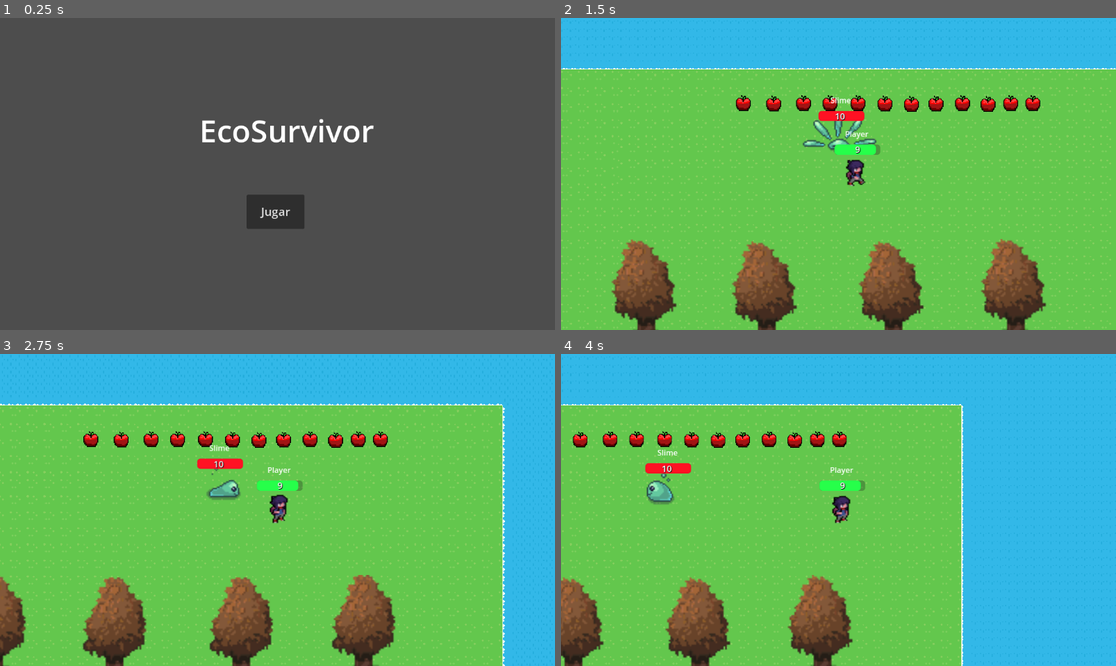
Above: before the commit, frames 1-4 (two rows, left to right).
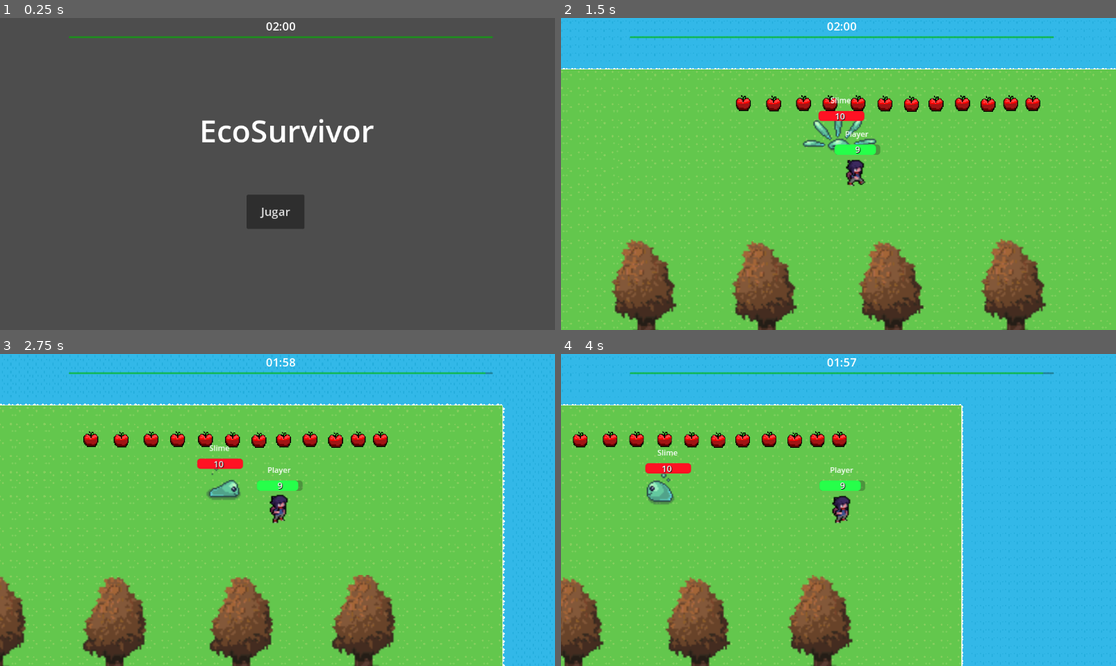
Above: after the commit, the same moments.

Repository: KevinDeJesus07/Eco-Survivor
Game: Godot game, scene res://scenes/main/MainMenu.tscn
Same seed, same stepped clock (60 frames per second), same inputs: the game is played once before the commit and once after it.
Inputs (mouse positions are in pixels of both pictures, inside the frame that each line leads up to):
- Up to frame 1 (0.25 s): no input
- Up to frame 2 (1.5 s): click "Jugar" at 0.5 s; move the mouse to (960, 158) at 1.27 s; hold D (move_right) from 1.28 s (still down); click (960, 158) at 1.42 s
- Up to frame 3 (2.75 s): release D (move_right) at 2 s; drag from (166, 525) to (116, 441) at 2.02 s
- Up to frame 4 (4 s): move the mouse to (894, 441) at 2.77 s; hold D (move_right) 2.78-3.5 s; drag from (810, 572) to (605, 441) at 3.52 s

The runs differ from the first frame. In frame 1, 0.6% of the frame differs, in the area x 12-89%, y 1-7%; in frame 2, 0.6%; in frame 3, 0.6%; in frame 4, 0.6%.

Commit message:
Timer

Diff:
--- /dev/null
+++ b/TimerLogic.gd
@@ -0,0 +1,224 @@
+extends Control
+class_name TimerUI
+
+# Señales para comunicar eventos
+signal tiempo_agotado
+signal tiempo_cambiado(tiempo_restante: float)
+signal tiempo_agregado(cantidad: float)
+signal tiempo_restado(cantidad: float)
+
+# Configuración del temporizador
+@export_group("Configuración del Tiempo")
+@export var tiempo_inicial: float = 120.0  # 2 minutos por defecto
+@export var tiempo_maximo_permitido: float = 300.0  # 5 minutos máximo
+@export var usar_timer_nodo: bool = true  # Si usar Timer node o _process
+@export var mostrar_centesimas: bool = false  # Mostrar centésimas de segundo
+
+# Referencias a nodos
+@onready var time_label: Label = $ProgressContainer/TimeLabel
+@onready var progress_bar: ProgressBar = $ProgressContainer/TimeProgressBar
+@onready var timer_node: Timer = $TimerNode
+
+# Variables internas
+var tiempo_maximo: float
+var tiempo_actual: float
+var esta_corriendo: bool = false
+var tiempo_pausado: bool = false
+
+func _ready():
+	# Configuración inicial
+	tiempo_maximo = tiempo_inicial
+	tiempo_actual = tiempo_inicial
+
+	# Configurar ProgressBar
+	progress_bar.min_value = 0
+	progress_bar.max_value = tiempo_maximo
+	progress_bar.value = tiempo_actual
+
+	# Configurar Timer si se usa
+	if usar_timer_nodo and is_instance_valid(timer_node):
+		timer_node.wait_time = 0.1 if mostrar_centesimas else 1.0
+		timer_node.timeout.connect(_on_timer_timeout)
+
+	# Actualizar visuales iniciales
+	_actualizar_visuales()
+
+	print("Timer UI listo. Tiempo inicial: %.1f segundos" % tiempo_inicial)
+
+func _process(delta: float):
+	# Solo usar _process si no usamos Timer node
+	if not usar_timer_nodo and esta_corriendo and not tiempo_pausado:
+		_decrementar_tiempo(delta)
+
+func _on_timer_timeout():
+	# Función llamada por el Timer node
+	if esta_corriendo and not tiempo_pausado:
+		var decremento = 0.1 if mostrar_centesimas else 1.0
+		_decrementar_tiempo(decremento)
+
+func _decrementar_tiempo(delta: float):
+	tiempo_actual -= delta
+	tiempo_actual = max(0.0, tiempo_actual)
+
+	_actualizar_visuales()
+	tiempo_cambiado.emit(tiempo_actual)
+
+	# Verificar si se acabó el tiempo
+	if tiempo_actual <= 0.0:
+		_tiempo_terminado()
+
+func _actualizar_visuales():
+	if not is_instance_valid(progress_bar) or not is_instance_valid(time_label):
+		return
+
+	# Actualizar barra de progreso
+	progress_bar.value = tiempo_actual
+
+	# Actualizar texto
+	time_label.text = _formatear_tiempo(tiempo_actual)
+
+	# Cambiar color según el tiempo restante (opcional)
+	_actualizar_colores()
+
+func _formatear_tiempo(tiempo: float) -> String:
+	var minutos = int(tiempo) / 60
+	var segundos = int(tiempo) % 60
+
+	if mostrar_centesimas:
+		var centesimas = int((tiempo - int(tiempo)) * 100)
+		return "%02d:%02d.%02d" % [minutos, segundos, centesimas]
+	else:
+		return "%02d:%02d" % [minutos, segundos]
+
+func _actualizar_colores():
+	# Cambiar colores basado en el tiempo restante
+	var porcentaje_restante = tiempo_actual / tiempo_maximo
+
+	if porcentaje_restante > 0.5:
+		# Verde - tiempo suficiente
+		progress_bar.modulate = Color.GREEN
+		time_label.modulate = Color.WHITE
+	elif porcentaje_restante > 0.25:
+		# Amarillo - precaución
+		progress_bar.modulate = Color.YELLOW
+		time_label.modulate = Color.YELLOW
+	else:
+		# Rojo - crítico
+		progress_bar.modulate = Color.RED
+		time_label.modulate = Color.RED
+
+		# Efecto de parpadeo cuando queda poco tiempo
+		if porcentaje_restante < 0.1:
+			var alpha = 0.5 + 0.5 * sin(Time.get_time_dict_from_system()["second"] * 4)
+			time_label.modulate.a = alpha
+
+func _tiempo_terminado():
+	esta_corriendo = false
+	if usar_timer_nodo and is_instance_valid(timer_node):
+		timer_node.stop()
+
+	print("¡Tiempo agotado!")
+	tiempo_agotado.emit()
+
+# --- FUNCIONES PÚBLICAS PARA INTERACTUAR CON EL TEMPORIZADOR ---
+
+func iniciar_temporizador():
+	"""Inicia la cuenta atrás del temporizador"""
+	if tiempo_actual > 0:
+		esta_corriendo = true
+		tiempo_pausado = false
+		if usar_timer_nodo and is_instance_valid(timer_node):
+			timer_node.start()
+		print("Temporizador iniciado")
+
+func pausar_temporizador():
+	"""Pausa el temporizador"""
+	tiempo_pausado = true
+	if usar_timer_nodo and is_instance_valid(timer_node):
+		timer_node.paused = true
+	print("Temporizador pausado")
+
+func reanudar_temporizador():
+	"""Reanuda el temporizador si estaba pausado"""
+	if esta_corriendo:
+		tiempo_pausado = false
+		if usar_timer_nodo and is_instance_valid(timer_node):
+			timer_node.paused = false
+		print("Temporizador reanudado")
+
+func detener_temporizador():
+	"""Detiene completamente el temporizador"""
+	esta_corriendo = false
+	tiempo_pausado = false
+	if usar_timer_nodo and is_instance_valid(timer_node):
+		timer_node.stop()
+	print("Temporizador detenido")
+
+func reiniciar_temporizador():
+	"""Reinicia el temporizador al tiempo inicial"""
+	tiempo_actual = tiempo_inicial
+	esta_corriendo = false
+	tiempo_pausado = false
+	if usar_timer_nodo and is_instance_valid(timer_node):
+		timer_node.stop()
+	_actualizar_visuales()
+	print("Temporizador reiniciado")
+
+func sumar_tiempo(cantidad: float):
+	"""Añade tiempo al temporizador"""
+	tiempo_actual += cantidad
+	tiempo_actual = min(tiempo_actual, tiempo_maximo_permitido)
+	_actualizar_visuales()
+	tiempo_agregado.emit(cantidad)
+	print("Tiempo agregado: +%.1f segundos. Total: %.1f" % [cantidad, tiempo_actual])
+
+func restar_tiempo(cantidad: float):
+	"""Resta tiempo del temporizador"""
+	tiempo_actual -= cantidad
+	tiempo_actual = max(0.0, tiempo_actual)
+	_actualizar_visuales()
+	tiempo_restado.emit(cantidad)
+
+	# Si se acabó el tiempo por esta resta
+	if tiempo_actual <= 0.0:
+		_tiempo_terminado()
+	else:
+		print("Tiempo restado: -%.1f segundos. Total: %.1f" % [cantidad, tiempo_actual])
+
+func establecer_tiempo(nuevo_tiempo: float):
+	"""Establece un tiempo específico"""
+	tiempo_actual = clamp(nuevo_tiempo, 0.0, tiempo_maximo_permitido)
+	_actualizar_visuales()
+	print("Tiempo establecido a: %.1f segundos" % tiempo_actual)
+
+func obtener_tiempo_restante() -> float:
+	"""Retorna el tiempo restante"""
+	return tiempo_actual
+
+func obtener_porcentaje_restante() -> float:
+	"""Retorna el porcentaje de tiempo restante (0.0 a 1.0)"""
+	return tiempo_actual / tiempo_maximo
+
+func esta_el_temporizador_corriendo() -> bool:
+	"""Retorna true si el temporizador está corriendo"""
+	return esta_corriendo and not tiempo_pausado
+
+func esta_el_temporizador_pausado() -> bool:
+	"""Retorna true si el temporizador está pausado"""
+	return tiempo_pausado
+
+# --- FUNCIONES PARA CONFIGURACIÓN DINÁMICA ---
+
+func configurar_tiempo_inicial(nuevo_tiempo_inicial: float):
+	"""Configura un nuevo tiempo inicial"""
+	tiempo_inicial = nuevo_tiempo_inicial
+	tiempo_maximo = nuevo_tiempo_inicial
+	progress_bar.max_value = tiempo_maximo
+	reiniciar_temporizador()
+
+func configurar_modo_precision(activar_centesimas: bool):
+	"""Activa o desactiva el modo de centésimas"""
+	mostrar_centesimas = activar_centesimas
+	if usar_timer_nodo and is_instance_valid(timer_node):
+		timer_node.wait_time = 0.1 if mostrar_centesimas else 1.0
+	_actualizar_visuales()
--- a/assets/art/Player.tres
+++ b/assets/art/Player.tres
@@ -1,8 +1,201 @@
-[gd_resource type="SpriteFrames" load_steps=99 format=3 uid="uid://qnfv0k5yvtqw"]
-
+[gd_resource type="SpriteFrames" load_steps=148 format=3 uid="uid://qnfv0k5yvtqw"]
+
+[ext_resource type="Texture2D" uid="uid://yapdedjcva1i" path="res://assets/art/sprites/player/death_normal.png" id="1_87xlc"]
 [ext_resource type="Texture2D" uid="uid://dakeo04sbxhj7" path="res://assets/art/sprites/player/idle.png" id="1_mq0wk"]
 [ext_resource type="Texture2D" uid="uid://c72410uocqurr" path="res://assets/art/sprites/player/walk.png" id="2_j7mi3"]
 
+[sub_resource type="AtlasTexture" id="AtlasTexture_5mwui"]
+atlas = ExtResource("1_87xlc")
+region = Rect2(0, 0, 48, 64)
+
+[sub_resource type="AtlasTexture" id="AtlasTexture_67jne"]
+atlas = ExtResource("1_87xlc")
+region = Rect2(48, 0, 48, 64)
+
+[sub_resource type="AtlasTexture" id="AtlasTexture_lnnaa"]
+atlas = ExtResource("1_87xlc")
+region = Rect2(96, 0, 48, 64)
+
+[sub_resource type="AtlasTexture" id="AtlasTexture_oun7q"]
+atlas = ExtResource("1_87xlc")
+region = Rect2(144, 0, 48, 64)
+
+[sub_resource type="AtlasTexture" id="AtlasTexture_v7nx8"]
+atlas = ExtResource("1_87xlc")
+region = Rect2(192, 0, 48, 64)
+
+[sub_resource type="AtlasTexture" id="AtlasTexture_a4pet"]
+atlas = ExtResource("1_87xlc")
+region = Rect2(240, 0, 48, 64)
+
+[sub_resource type="AtlasTexture" id="AtlasTexture_uoedr"]
+atlas = ExtResource("1_87xlc")
+region = Rect2(288, 0, 48, 64)
+
+[sub_resource type="AtlasTexture" id="AtlasTexture_jaqj3"]
+atlas = ExtResource("1_87xlc")
+region = Rect2(336, 0, 48, 64)
+
+[sub_resource type="AtlasTexture" id="AtlasTexture_efqun"]
+atlas = ExtResource("1_87xlc")
+region = Rect2(0, 64, 48, 64)
+
+[sub_resource type="AtlasTexture" id="AtlasTexture_t3dq3"]
+atlas = ExtResource("1_87xlc")
+region = Rect2(48, 64, 48, 64)
+
+[sub_resource type="AtlasTexture" id="AtlasTexture_lpgqk"]
+atlas = ExtResource("1_87xlc")
+region = Rect2(96, 64, 48, 64)
+
+[sub_resource type="AtlasTexture" id="AtlasTexture_2gh2b"]
+atlas = ExtResource("1_87xlc")
+region = Rect2(144, 64, 48, 64)
+
+[sub_resource type="AtlasTexture" id="AtlasTexture_ayea8"]
+atlas = ExtResource("1_87xlc")
+region = Rect2(192, 64, 48, 64)
+
+[sub_resource type="AtlasTexture" id="AtlasTexture_spi1y"]
+atlas = ExtResource("1_87xlc")
+region = Rect2(240, 64, 48, 64)
+
+[sub_resource type="AtlasTexture" id="AtlasTexture_3jb0v"]
+atlas = ExtResource("1_87xlc")
+region = Rect2(288, 64, 48, 64)
+
+[sub_resource type="AtlasTexture" id="AtlasTexture_5gigb"]
+atlas = ExtResource("1_87xlc")
+region = Rect2(336, 64, 48, 64)
+
+[sub_resource type="AtlasTexture" id="AtlasTexture_gcfot"]
+atlas = ExtResource("1_87xlc")
+region = Rect2(0, 320, 48, 64)
+
+[sub_resource type="AtlasTexture" id="AtlasTexture_e02nv"]
+atlas = ExtResource("1_87xlc")
+region = Rect2(48, 320, 48, 64)
+
+[sub_resource type="AtlasTexture" id="AtlasTexture_ejsiu"]
+atlas = ExtResource("1_87xlc")
+region = Rect2(96, 320, 48, 64)
+
+[sub_resource type="AtlasTexture" id="AtlasTexture_tmxhg"]
+atlas = ExtResource("1_87xlc")
+region = Rect2(144, 320, 48, 64)
+
+[sub_resource type="AtlasTexture" id="AtlasTexture_r6cwt"]
+atlas = ExtResource("1_87xlc")
+region = Rect2(192, 320, 48, 64)
+
+[sub_resource type="AtlasTexture" id="AtlasTexture_2tjbs"]
+atlas = ExtResource("1_87xlc")
+region = Rect2(240, 320, 48, 64)
+
+[sub_resource type="AtlasTexture" id="AtlasTexture_bvk85"]
+atlas = ExtResource("1_87xlc")
+region = Rect2(288, 320, 48, 64)
+
+[sub_resource type="AtlasTexture" id="AtlasTexture_xots7"]
+atlas = ExtResource("1_87xlc")
+region = Rect2(336, 320, 48, 64)
+
+[sub_resource type="AtlasTexture" id="AtlasTexture_2k4wk"]
+atlas = ExtResource("1_87xlc")
+region = Rect2(0, 192, 48, 64)
+
+[sub_resource type="AtlasTexture" id="AtlasTexture_25te7"]
+atlas = ExtResource("1_87xlc")
+region = Rect2(48, 192, 48, 64)
+
+[sub_resource type="AtlasTexture" id="AtlasTexture_gt20x"]
+atlas = ExtResource("1_87xlc")
+region = Rect2(96, 192, 48, 64)
+
+[sub_resource type="AtlasTexture" id="AtlasTexture_ci01s"]
+atlas = ExtResource("1_87xlc")
+region = Rect2(144, 192, 48, 64)
+
+[sub_resource type="AtlasTexture" id="AtlasTexture_dgl6q"]
+atlas = ExtResource("1_87xlc")
+region = Rect2(192, 192, 48, 64)
+
+[sub_resource type="AtlasTexture" id="AtlasTexture_fb86b"]
+atlas = ExtResource("1_87xlc")
+region = Rect2(240, 192, 48, 64)
+
+[sub_resource type="AtlasTexture" id="AtlasTexture_nqlls"]
+atlas = ExtResource("1_87xlc")
+region = Rect2(288, 192, 48, 64)
+
+[sub_resource type="AtlasTexture" id="AtlasTexture_iclq0"]
+atlas = ExtResource("1_87xlc")
+region = Rect2(336, 192, 48, 64)
+
+[sub_resource type="AtlasTexture" id="AtlasTexture_bk4r4"]
+atlas = ExtResource("1_87xlc")
+region = Rect2(0, 128, 48, 64)
+
+[sub_resource type="AtlasTexture" id="AtlasTexture_4ypth"]
+atlas = ExtResource("1_87xlc")
+region = Rect2(48, 128, 48, 64)
+
+[sub_resource type="AtlasTexture" id="AtlasTexture_q7njx"]
+atlas = ExtResource("1_87xlc")
+region = Rect2(96, 128, 48, 64)
+
+[sub_resource type="AtlasTexture" id="AtlasTexture_6ebm7"]
+atlas = ExtResource("1_87xlc")
+region = Rect2(144, 128, 48, 64)
+
+[sub_resource type="AtlasTexture" id="AtlasTexture_6tuim"]
+atlas = ExtResource("1_87xlc")
+region = Rect2(192, 128, 48, 64)
+
+[sub_resource type="AtlasTexture" id="AtlasTexture_72crn"]
+atlas = ExtResource("1_87xlc")
+region = Rect2(240, 128, 48, 64)
+
+[sub_resource type="AtlasTexture" id="AtlasTexture_kryc1"]
+atlas = ExtResource("1_87xlc")
+region = Rect2(288, 128, 48, 64)
+
+[sub_resource type="AtlasTexture" id="AtlasTexture_u1use"]
+atlas = ExtResource("1_87xlc")
+region = Rect2(336, 128, 48, 64)
+
+[sub_resource type="AtlasTexture" id="AtlasTexture_v1fn1"]
+atlas = ExtResource("1_87xlc")
+region = Rect2(0, 256, 48, 64)
+
+[sub_resource type="AtlasTexture" id="AtlasTexture_qvfa2"]
+atlas = ExtResource("1_87xlc")
+region = Rect2(48, 256, 48, 64)
+
+[sub_resource type="AtlasTexture" id="AtlasTexture_67ina"]
+atlas = ExtResource("1_87xlc")
+region = Rect2(96, 256, 48, 64)
+
+[sub_resource type="AtlasTexture" id="AtlasTexture_5e6i4"]
+atlas = ExtResource("1_87xlc")
+region = Rect2(144, 256, 48, 64)
+
+[sub_resource type="AtlasTexture" id="AtlasTexture_4lf03"]
+atlas = ExtResource("1_87xlc")
+region = Rect2(192, 256, 48, 64)
+
+[sub_resource type="AtlasTexture" id="AtlasTexture_g5jyu"]
+atlas = ExtResource("1_87xlc")
+region = Rect2(240, 256, 48, 64)
+
+[sub_resource type="AtlasTexture" id="AtlasTexture_2r54w"]
+atlas = ExtResource("1_87xlc")
+region = Rect2(288, 256, 48, 64)
+
+[sub_resource type="AtlasTexture" id="AtlasTexture_qftnl"]
+atlas = ExtResource("1_87xlc")
+region = Rect2(336, 256, 48, 64)
+
 [sub_resource type="AtlasTexture" id="AtlasTexture_mq0wk"]
 atlas = ExtResource("1_mq0wk")
 region = Rect2(0, 0, 48, 64)
@@ -391,6 +584,180 @@
 animations = [{
 "frames": [{
 "duration": 1.0,
+"texture": SubResource("AtlasTexture_5mwui")
+}, {
+"duration": 1.0,
+"texture": SubResource("AtlasTexture_67jne")
+}, {
+"duration": 1.0,
+"texture": SubResource("AtlasTexture_lnnaa")
+}, {
+"duration": 1.0,
+"texture": SubResource("AtlasTexture_oun7q")
+}, {
+"duration": 1.0,
+"texture": SubResource("AtlasTexture_v7nx8")
+}, {
+"duration": 1.0,
+"texture": SubResource("AtlasTexture_a4pet")
+}, {
+"duration": 1.0,
+"texture": SubResource("AtlasTexture_uoedr")
+}, {
+"duration": 1.0,
+"texture": SubResource("AtlasTexture_jaqj3")
+}],
+"loop": false,
+"name": &"death_down",
+"speed": 5.0
+}, {
+"frames": [{
+"duration": 1.0,
+"texture": SubResource("AtlasTexture_efqun")
+}, {
+"duration": 1.0,
+"texture": SubResource("AtlasTexture_t3dq3")
+}, {
+"duration": 1.0,
+"texture": SubResource("AtlasTexture_lpgqk")
+}, {
+"duration": 1.0,
+"texture": SubResource("AtlasTexture_2gh2b")
+}, {
+"duration": 1.0,
+"texture": SubResource("AtlasTexture_ayea8")
+}, {
+"duration": 1.0,
+"texture": SubResource("AtlasTexture_spi1y")
+}, {
+"duration": 1.0,
+"texture": SubResource("AtlasTexture_3jb0v")
+}, {
+"duration": 1.0,
+"texture": SubResource("AtlasTexture_5gigb")
+}],
+"loop": false,
+"name": &"death_down_left",
+"speed": 5.0
+}, {
+"frames": [{
+"duration": 1.0,
+"texture": SubResource("AtlasTexture_gcfot")
+}, {
+"duration": 1.0,
+"texture": SubResource("AtlasTexture_e02nv")
+}, {
+"duration": 1.0,
+"texture": SubResource("AtlasTexture_ejsiu")
+}, {
+"duration": 1.0,
+"texture": SubResource("AtlasTexture_tmxhg")
+}, {
+"duration": 1.0,
+"texture": SubResource("AtlasTexture_r6cwt")
+}, {
+"duration": 1.0,
+"texture": SubResource("AtlasTexture_2tjbs")
+}, {
+"duration": 1.0,
+"texture": SubResource("AtlasTexture_bvk85")
+}, {
+"duration": 1.0,
+"texture": SubResource("AtlasTexture_xots7")
+}],
+"loop": false,
+"name": &"death_down_right",
+"speed": 5.0
+}, {
+"frames": [{
+"duration": 1.0,
+"texture": SubResource("AtlasTexture_2k4wk")
+}, {
+"duration": 1.0,
+"texture": SubResource("AtlasTexture_25te7")
+}, {
+"duration": 1.0,
+"texture": SubResource("AtlasTexture_gt20x")
+}, {
+"duration": 1.0,
+"texture": SubResource("AtlasTexture_ci01s")
+}, {
+"duration": 1.0,
+"texture": SubResource("AtlasTexture_dgl6q")
+}, {
+"duration": 1.0,
+"texture": SubResource("AtlasTexture_fb86b")
+}, {
+"duration": 1.0,
+"texture": SubResource("AtlasTexture_nqlls")
+}, {
+"duration": 1.0,
+"texture": SubResource("AtlasTexture_iclq0")
+}],
+"loop": false,
+"name": &"death_up",
+"speed": 5.0
+}, {
+"frames": [{
+"duration": 1.0,
+"texture": SubResource("AtlasTexture_bk4r4")
+}, {
+"duration": 1.0,
+"texture": SubResource("AtlasTexture_4ypth")
+}, {
+"duration": 1.0,
+"texture": SubResource("AtlasTexture_q7njx")
+}, {
+"duration": 1.0,
+"texture": SubResource("AtlasTexture_6ebm7")
+}, {
+"duration": 1.0,
+"texture": SubResource("AtlasTexture_6tuim")
+}, {
+"duration": 1.0,
+"texture": SubResource("AtlasTexture_72crn")
+}, {
+"duration": 1.0,
+"texture": SubResource("AtlasTexture_kryc1")
+}, {
+"duration": 1.0,
+"texture": SubResource("AtlasTexture_u1use")
+}],
+"loop": false,
+"name": &"death_up_left",
+"speed": 5.0
+}, {
+"frames": [{
+"duration": 1.0,
+"texture": SubResource("AtlasTexture_v1fn1")
+}, {
+"duration": 1.0,
+"texture": SubResource("AtlasTexture_qvfa2")
+}, {
+"duration": 1.0,
+"texture": SubResource("AtlasTexture_67ina")
+}, {
+"duration": 1.0,
+"texture": SubResource("AtlasTexture_5e6i4")
+}, {
+"duration": 1.0,
+"texture": SubResource("AtlasTexture_4lf03")
+}, {
+"duration": 1.0,
+"texture": SubResource("AtlasTexture_g5jyu")
+}, {
+"duration": 1.0,
+"texture": SubResource("AtlasTexture_2r54w")
+}, {
+"duration": 1.0,
+"texture": SubResource("AtlasTexture_qftnl")
+}],
+"loop": false,
+"name": &"death_up_right",
+"speed": 5.0
+}, {
+"frames": [{
+"duration": 1.0,
 "texture": SubResource("AtlasTexture_mq0wk")
 }, {
 "duration": 1.0,
--- a/project.godot
+++ b/project.godot
@@ -19,6 +19,7 @@
 
 InventoryManager="*res://singletons/InventoryManager.gd"
 Logger="*res://singletons/Logger.gd"
+TimerUIManager="*res://scenes/ui/TimerUI.tscn"
 
 [input]
 
--- a/scenes/player/Player.tscn
+++ b/scenes/player/Player.tscn
@@ -23,4 +23,4 @@
 position = Vector2(0, 3.8147e-06)
 scale = Vector2(2.83333, 2.23438)
 sprite_frames = ExtResource("3_4kuee")
-animation = &"idle_up"
+animation = &"death_up_right"
--- /dev/null
+++ b/scenes/ui/TimerUI.tscn
@@ -0,0 +1,35 @@
+[gd_scene load_steps=2 format=3 uid="uid://va0w0g2kao51"]
+
+[ext_resource type="Script" uid="uid://dco0pybjjiymu" path="res://TimerLogic.gd" id="1_3p6fi"]
+
+[node name="TimerUI" type="Control"]
+custom_minimum_size = Vector2(200, 60)
+layout_mode = 3
+anchors_preset = 15
+anchor_right = 1.0
+anchor_bottom = 1.0
+offset_right = 3.0
+offset_bottom = -568.0
+grow_horizontal = 2
+grow_vertical = 2
+script = ExtResource("1_3p6fi")
+
+[node name="ProgressContainer" type="VBoxContainer" parent="."]
+layout_mode = 0
+offset_left = 143.0
+offset_right = 1023.0
+offset_bottom = 60.0
+
+[node name="TimeLabel" type="Label" parent="ProgressContainer"]
+layout_mode = 2
+theme_override_font_sizes/font_size = 24
+text = "02:00"
+horizontal_alignment = 1
+vertical_alignment = 1
+
+[node name="TimeProgressBar" type="ProgressBar" parent="ProgressContainer"]
+layout_mode = 2
+max_value = 120.0
+show_percentage = false
+
+[node name="TimerNode" type="Timer" parent="."]
--- a/scripts/player/Player.gd
+++ b/scripts/player/Player.gd
@@ -115,3 +115,26 @@
 func _state_dying(delta: float):
 	Logger.info(LOG_CAT, "'%s' (Player) está en estado DYING." % name, self)
 	pass
+
+func _enter_dying_state():
+	super._enter_dying_state()
+	set_collision_layer_value(2, false)
+	set_collision_mask_value(1, false)
+	set_collision_mask_value(3, false)
+	set_collision_mask_value(4, false)
+	var base_dir = _get_base_animation_name_from_direction()
+	var anim_to_play = "death_" + base_dir
+	if not is_instance_valid(sprite) or not sprite.sprite_frames:
+		queue_free()
+		return
+
+	if sprite.sprite_frames.has_animation(anim_to_play):
+		sprite.play(anim_to_play)
+		if not sprite.is_connected("animation_finished", Callable(self, "_on_death_animation_finished")):
+			sprite.animation_finished.connect(Callable(self, "_on_death_animation_finished"))
+	elif sprite.sprite_frames.has_animation("death_down"):
+		sprite.play("death_down")
+		if not sprite.is_connected("animation_finished", Callable(self, "_on_death_animation_finished")):
+			sprite.animation_finished.connect(Callable(self, "_on_death_animation_finished"))
+	else:
+		queue_free()
--- a/scripts/scenes/MainTestScene.gd
+++ b/scripts/scenes/MainTestScene.gd
@@ -1,4 +1,11 @@
 extends Node2D
 
+@onready var ui_container = $InventoryLayer
+
 func _ready():
-	pass
+	var timer_node = TimerUIManager
+	if not is_instance_valid(timer_node):
+		return
+
+	timer_node.reparent(ui_container)
+	TimerUIManager.iniciar_temporizador()
Not shown, added: TimerLogic.gd.uid
Binary file added: assets/art/sprites/player/death_normal.png
Not shown, added: assets/art/sprites/player/death_normal.png.import
